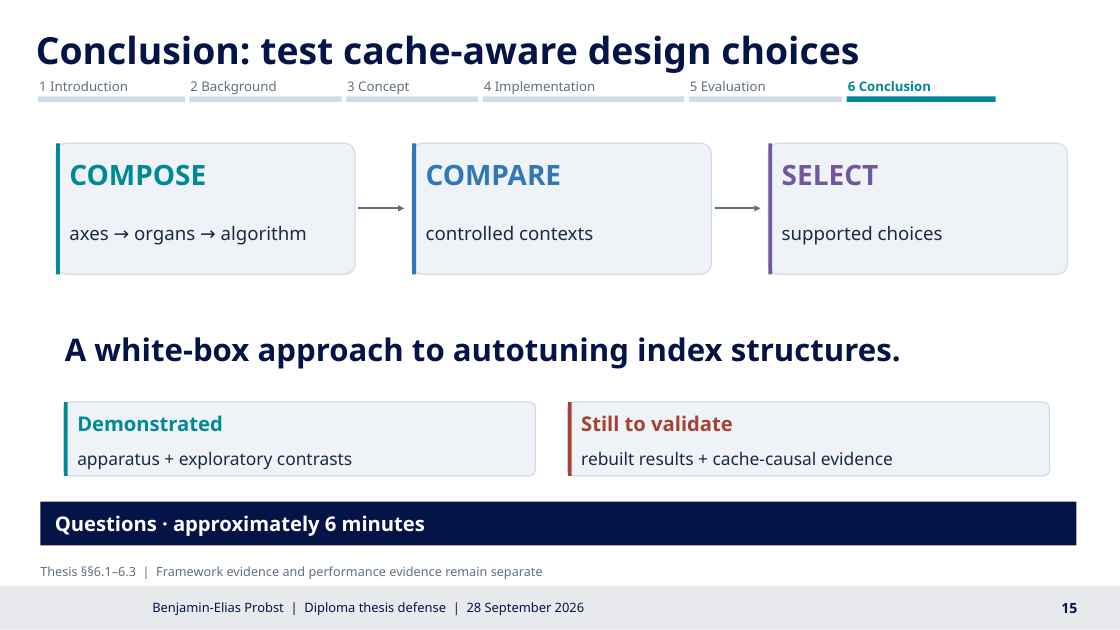
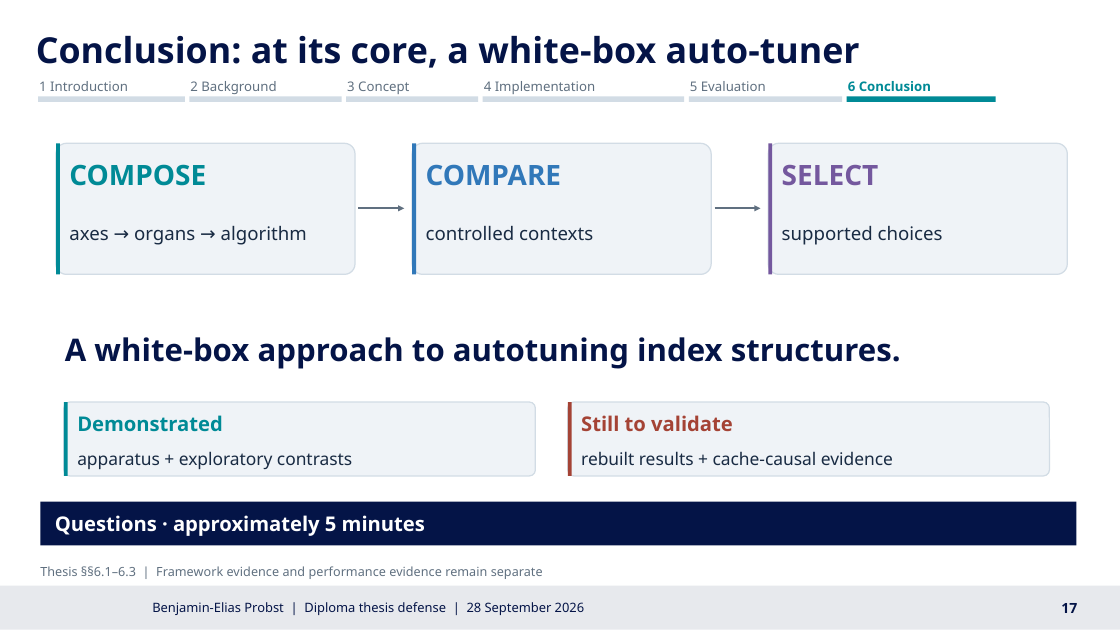
Before and after one commit to BenniProbst/probst-Diplomarbeit-cache-engine, a slide deck: slide 17 of docs/presentation/20260919 Cache_Engine_Defense_EN-cache-awareness_Composition.pptx (slide 15 before the commit). Drawn at 1120x630 pixels with LibreOffice and Linux fonts; fonts in the diff are those of the drawing; background and template pictures are left out. Boxes give left, top, right and bottom in pixels: in the first picture for what was removed or moved away, otherwise in the second. Text is boxed around its words. In the diff, an @@ line names an element or a change of style, - is before the commit and + after.

```diff
--- a/docs/presentation/20260919 Cache_Engine_Defense_EN-cache-awareness_Composition.pptx
+++ b/docs/presentation/20260919 Cache_Engine_Defense_EN-cache-awareness_Composition.pptx
@@ text at [36, 35, 860, 68]: text changed; size 24 to 23 pt @@
-Conclusion: test cache-aware design choices
+Conclusion: at its core, a white-box auto-tuner
@@ text at [55, 515, 425, 536]: text changed @@
-Questions · approximately 6 minutes
+Questions · approximately 5 minutes
@@ text at [1061, 603, 1077, 613]: text changed @@
-15
+17
```
Also in this commit, not shown: 15 other slides changed, 3 slides added, 3 other files.
